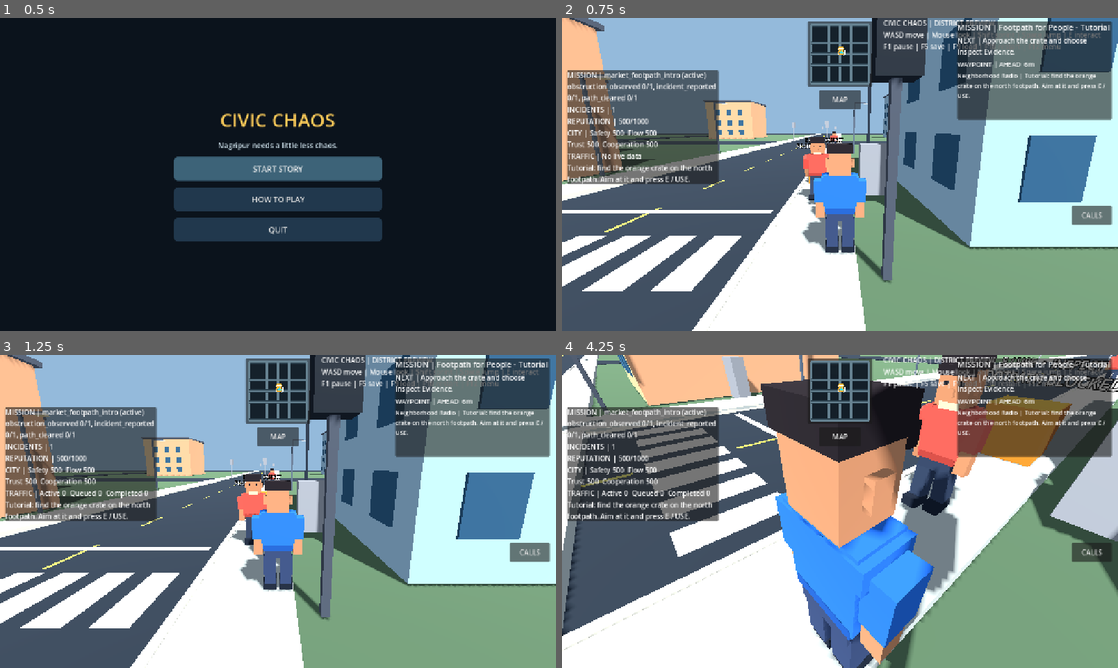
Above: before the commit, frames 1-4 (two rows, left to right).
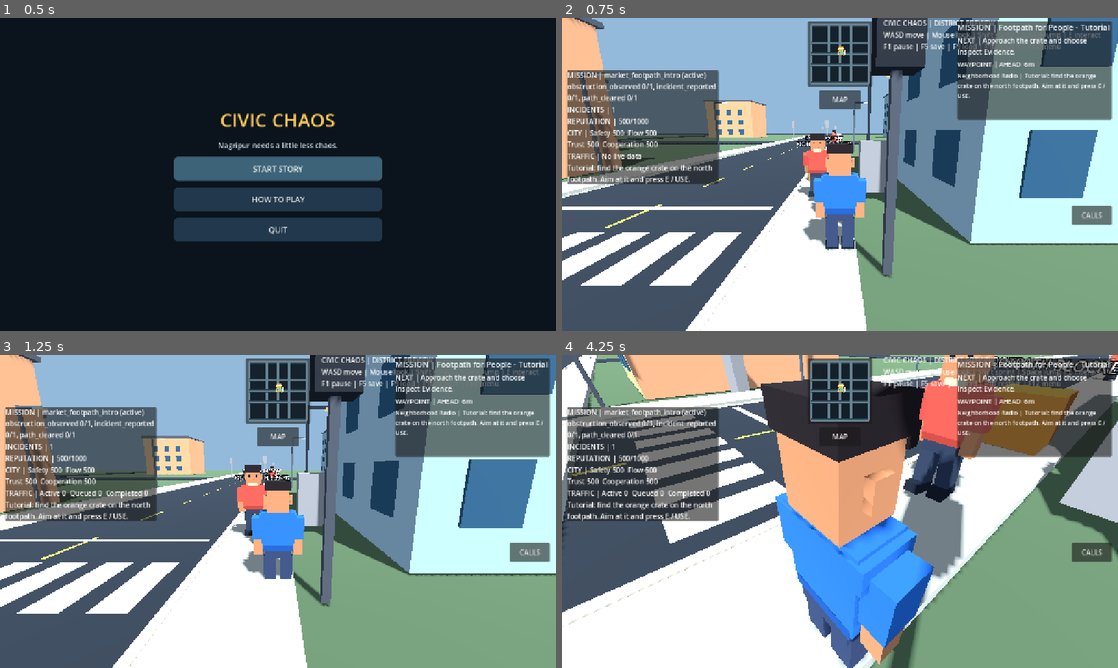
Above: after the commit, the same moments.

Repository: gauravprajapat-23/civic-chaos
Game: Godot game, scene res://scenes/core/menu.tscn
Same seed, same stepped clock (60 frames per second), same inputs: the game is played once before the commit and once after it.
Inputs (mouse positions are in pixels of both pictures, inside the frame that each line leads up to):
- Up to frame 1 (0.5 s): no input
- Up to frame 2 (0.75 s): click "START STORY" at 0.5 s
- Up to frame 3 (1.25 s): no input
- Up to frame 4 (4.25 s): click "MAP" at 1.25 s; click "CALLS" at 2 s; tap Enter at 2.75 s; move the mouse to (962, 495) at 2.77 s; hold D (move_right) 2.78-3.5 s; hold E (interact) 2.78-3.5 s; click (962, 495) at 2.92 s; tap Space (jump) at 3.02 s; tap F10 (restart_game) at 3.5 s; drag from (728, 527) to (812, 574) at 3.52 s

Frame 1 is identical in both runs. In frame 2, 7.4% of the frame differs, in the area x 0-100%, y 0-100%; in frame 3, 15%; in frame 4, 21%.

Commit message:
fix(roads): remove collision slabs spanning secondary intersection lanes [skip ci]

Diff:
--- a/scripts/world/neighborhood.gd
+++ b/scripts/world/neighborhood.gd
@@ -136,6 +136,14 @@
     var body := StaticBody3D.new()
     body.name = block_name
     body.position = center
+    # The primary sidewalk ribbons run across every secondary/perimeter
+    # street. Their raised physics slabs used to span the driveable lanes and
+    # could permanently trap a green-light car. Keep the visible sidewalk
+    # but rely on the continuous terrain below for pedestrian support.
+    # Traffic signals, people, cars and real building colliders remain solid.
+    if block_name.begins_with("Sidewalk"):
+        body.collision_layer = 0
+        body.collision_mask = 0
     add_child(body)
     var shape := CollisionShape3D.new()
     shape.name = "CollisionShape3D"
